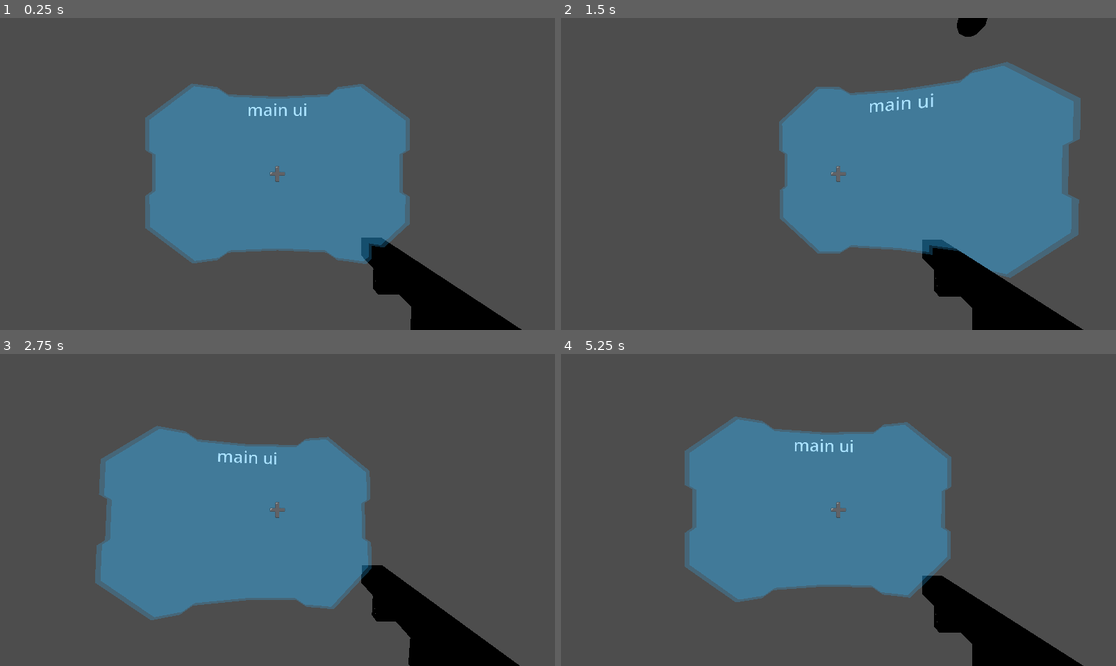
Above: before the commit, frames 1-4 (two rows, left to right).
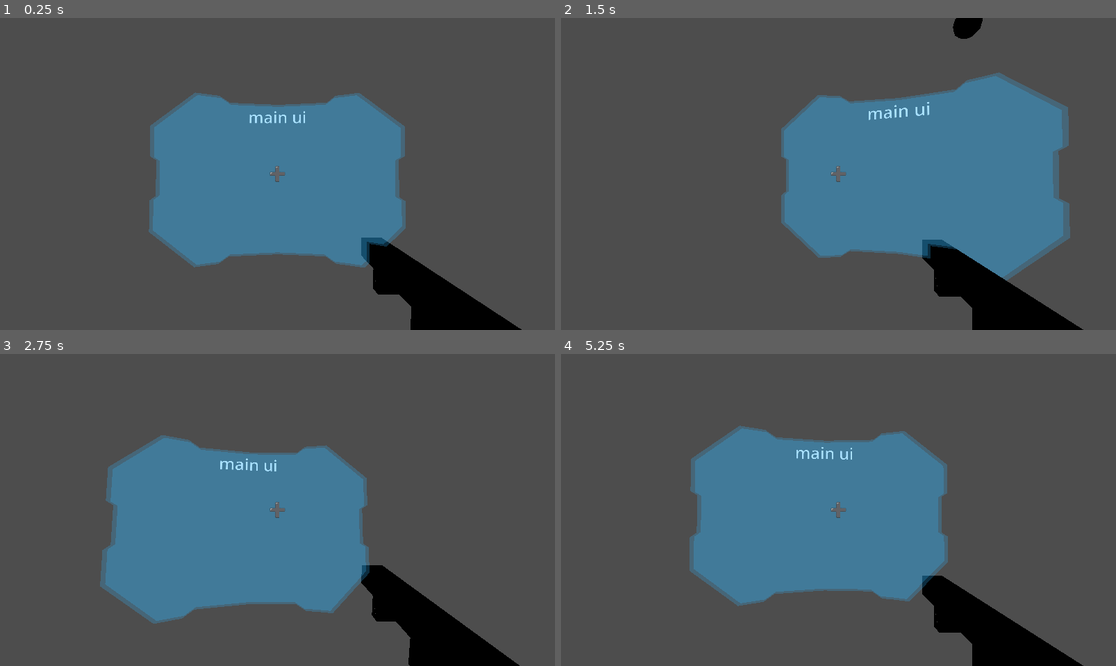
Above: after the commit, the same moments.

Repository: TechnoLukas/Godot4Multiplayer
Game: Godot game, scene res://player.tscn
The game is run twice, just before and just after one commit, with the same random seed, the same clock (stepped at 60 frames per second) and the same inputs. This scene is started directly instead of the project's main scene.
Inputs (mouse positions are in pixels of both pictures, inside the frame that each line leads up to):
- Up to frame 1 (0.25 s): no input
- Up to frame 2 (1.5 s): tap Enter (ui_accept) at 0.5, 0.77 s; move the mouse to (866, 174) at 0.52 s; hold W (forward) from 0.53 s (still down); click (866, 174) at 0.6 s; move the mouse to (810, 174) at 1.27 s; click (810, 174) at 1.35 s
- Up to frame 3 (2.75 s): keep holding W (forward); tap Enter (ui_accept) at 1.52 s; move the mouse to (288, 503) at 2.02 s; click (288, 503) at 2.1 s
- Up to frame 4 (5.25 s): keep holding W (forward); move the mouse to (832, 516) at 2.77 s; click (832, 516) at 2.85 s; tap Enter (ui_accept) at 3.02, 3.77, 4.52 s; move the mouse to (877, 513) at 3.52 s; click (877, 513) at 3.6 s; move the mouse to (794, 506) at 4.27 s; click (794, 506) at 4.35 s; move the mouse to (844, 510) at 5.02 s; click (844, 510) at 5.1 s

The runs differ from the first frame. In frame 1, 3.7% of the frame differs, in the area x 26-74%, y 20-80%; in frame 2, 4.6%, in the area x 39-94%, y 0-85%; in frame 3, 3.9%; in frame 4, 3.8%.

Commit message:
clean up

Diff:
--- a/Client/main.gd
+++ b/Client/main.gd
@@ -45,7 +45,8 @@
 @rpc
 func update_player_properties(database):
 	for peer_id in database:
-		get_node(str(peer_id)).get_node("Mesh").mesh.material.albedo_color=database[peer_id].color
+		get_node(str(peer_id)).mesh.mesh.material.albedo_color=database[peer_id].color
+
 
 
 @rpc
--- a/Client/player.gd
+++ b/Client/player.gd
@@ -5,7 +5,7 @@
 const JUMP_VELOCITY = 4.5
 var shooting = false
 
-@onready var mesh = $Mesh
+@export var mesh:CSGMesh3D
 @onready var camera = $Camera3D
 @onready var camera_raycast = $Camera3D/raycast
 @onready var anim_player = $AnimationPlayer
--- a/Client/player.tscn
+++ b/Client/player.tscn
@@ -129,8 +129,10 @@
 border_width_bottom = 5
 border_color = Color(1, 1, 1, 1)
 
-[node name="player" type="CharacterBody3D"]
+[node name="player" type="CharacterBody3D" node_paths=PackedStringArray("mesh")]
 script = ExtResource("1_3htem")
+mesh = NodePath("Mesh")
+color = Color(0.717647, 0, 0.792157, 1)
 
 [node name="Mesh" type="CSGMesh3D" parent="."]
 transform = Transform3D(1, 0, 0, 0, 1, 0, 0, 0, 1, 0, 1, 0)
@@ -141,7 +143,7 @@
 shape = SubResource("CapsuleShape3D_yabfh")
 
 [node name="Camera3D" type="Camera3D" parent="."]
-transform = Transform3D(1, 0, 0, 0, 0.999935, -0.0113967, 0, 0.0113967, 0.999935, -4.76837e-07, 1.48341, -0.0168677)
+transform = Transform3D(1, 0, 0, 0, 0.999251, -0.0387018, 0, 0.0387018, 0.999251, -4.76837e-07, 1.48191, 0.0141602)
 
 [node name="Pistol" type="Node3D" parent="Camera3D"]
 transform = Transform3D(1, 0, 0, 0, 1, 0, 0, 0, 1, 0.5, -0.4, -0.700001)
